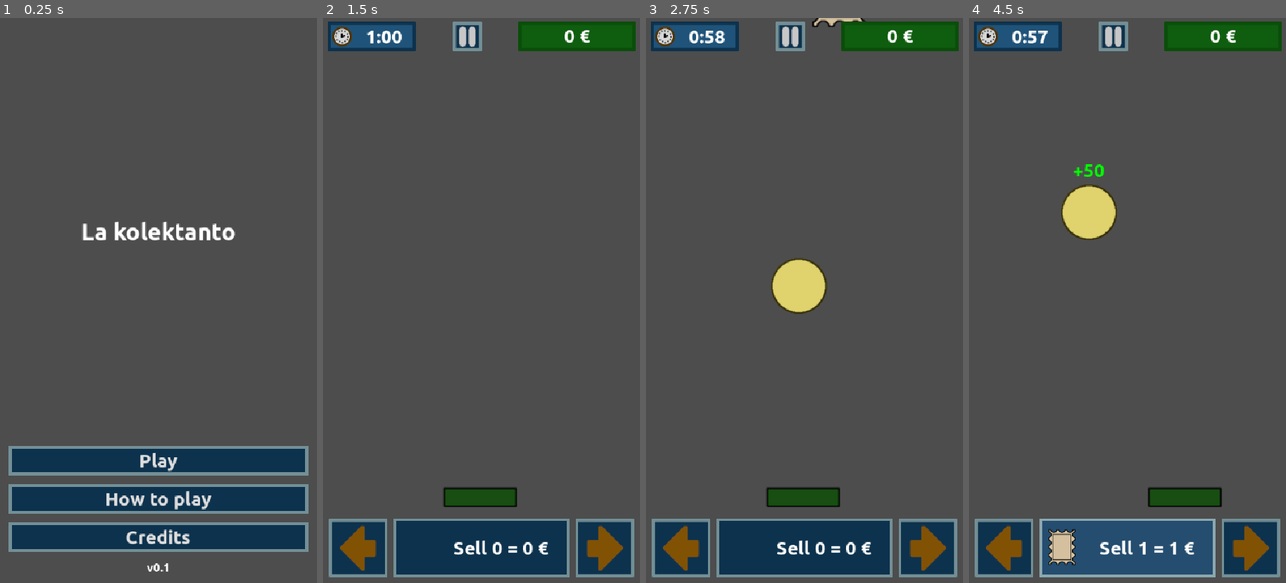
Above: before the commit, frames 1-4 (left to right).
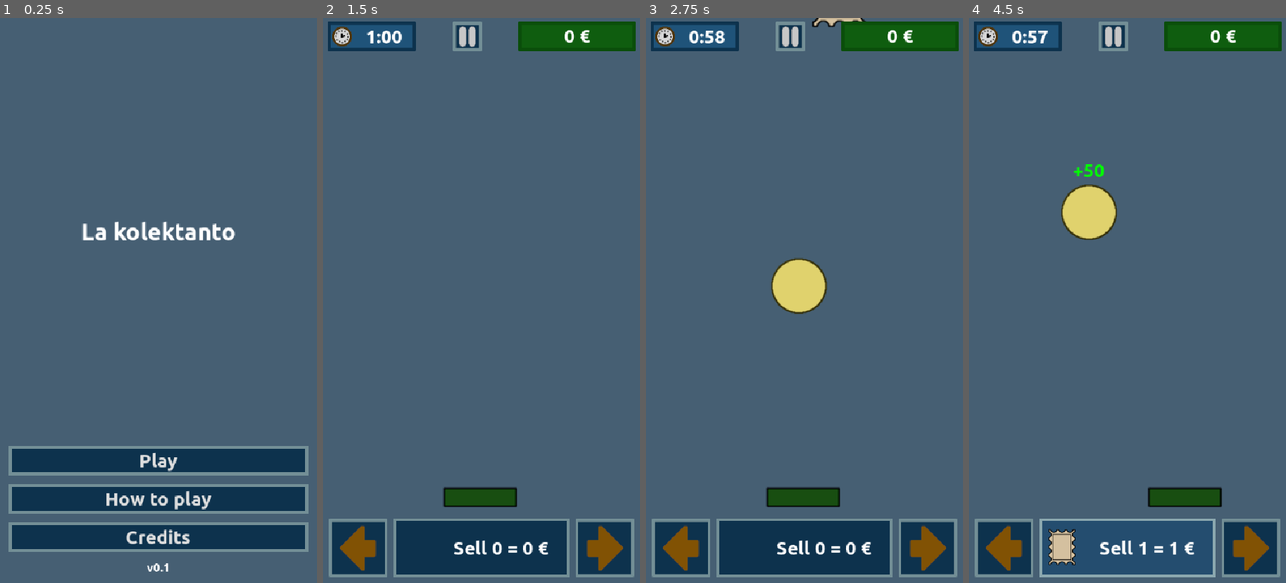
Above: after the commit, the same moments.

Repository: moisesjbc/la-kolektanto
Game: Godot game, scene res://menus/main_menu/main_menu.tscn
Same seed, same stepped clock (60 frames per second), same inputs: the game is played once before the commit and once after it.
Inputs (mouse positions are in pixels of both pictures, inside the frame that each line leads up to):
- Up to frame 1 (0.25 s): no input
- Up to frame 2 (1.5 s): click "Play" at 0.5 s; click (357, 549) at 1.25 s
- Up to frame 3 (2.75 s): click "Sell 0 = 0 €" at 2 s
- Up to frame 4 (4.5 s): tap Enter at 2.75 s; hold Right (ui_right) 2.78-3.53 s; tap R at 2.85, 3.6, 4.35 s; hold Left (ui_left) 3.53-4.28 s; hold Right (ui_right) from 4.28 s (still down)

The runs differ from the first frame. In frame 1, 84% of the frame differs, in the area x 0-100%, y 0-100%; in frame 2, 86%; in frame 3, 84%; in frame 4, 84%.

Commit message:
Set background color and mobile default orientation

Diff:
--- a/godot-project/project.godot
+++ b/godot-project/project.godot
@@ -25,6 +25,7 @@
 window/size/viewport_width=540
 window/size/viewport_height=960
 window/stretch/mode="canvas_items"
+window/handheld/orientation=1
 
 [global_group]
 
@@ -65,3 +66,4 @@
 
 renderer/rendering_method="gl_compatibility"
 renderer/rendering_method.mobile="gl_compatibility"
+environment/defaults/default_clear_color=Color(0.27401912, 0.37203172, 0.45231968, 1)
